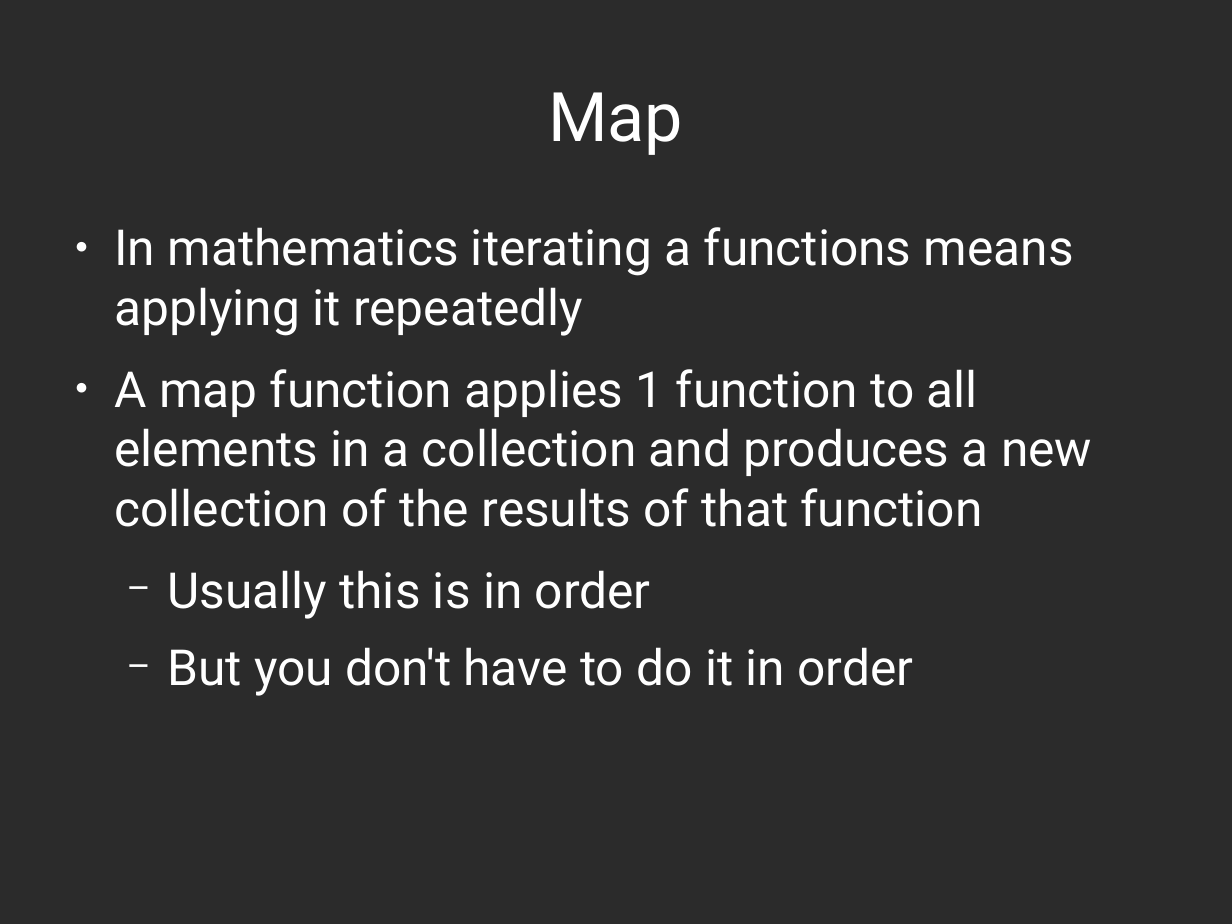
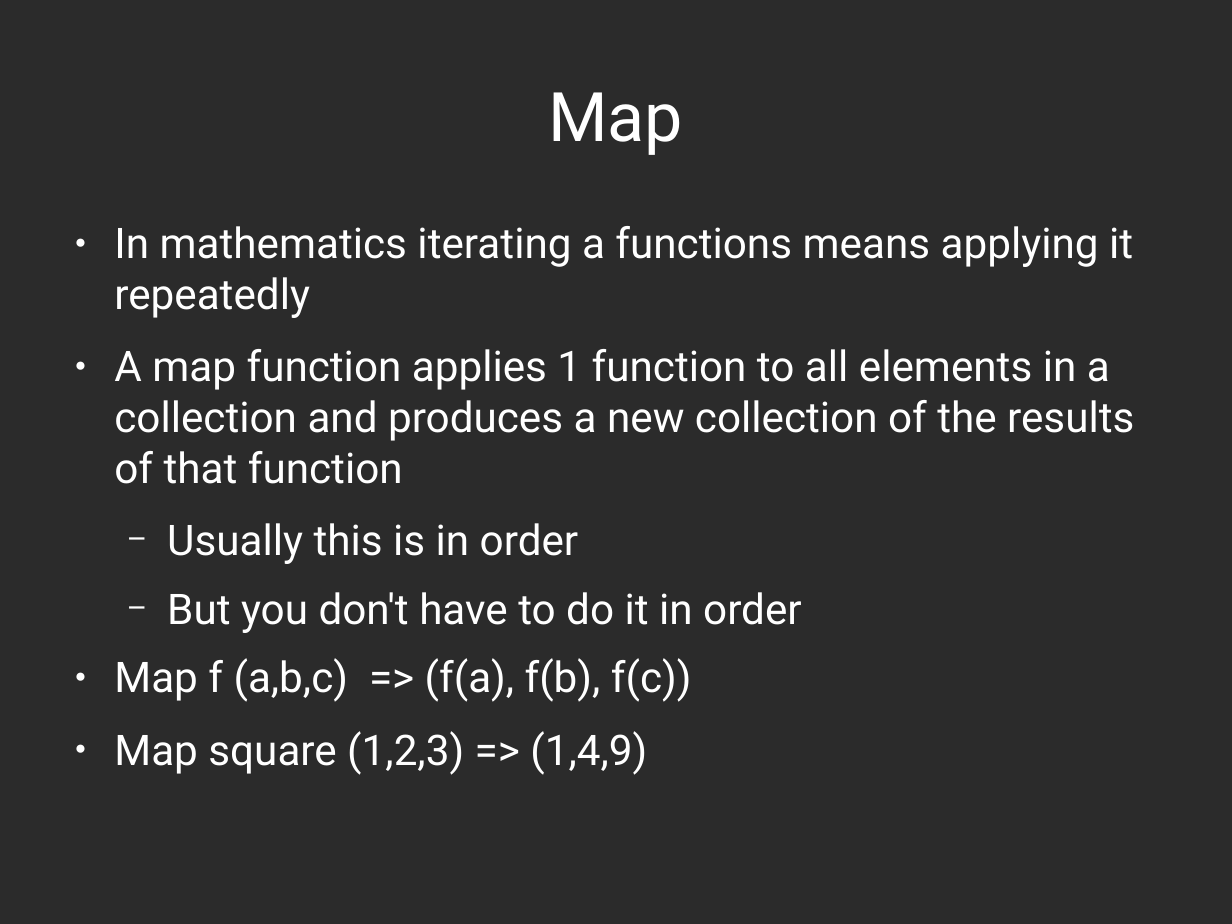
Before and after one commit to abramhindle/python-iteration-talk, a slide deck: slide 11 of iteration-talk.odp. Drawn at 1232x924 pixels with LibreOffice and Linux fonts; fonts in the diff are those of the drawing; background and template pictures are left out; a plain dark background stands for a picture behind light text. Boxes give left, top, right and bottom in pixels: in the first picture for what was removed or moved away, otherwise in the second. Text is boxed around its words. In the diff, an @@ line names an element or a change of style, - is before the commit and + after.

```diff
--- a/iteration-talk.odp
+++ b/iteration-talk.odp
@@ text at [114, 226, 1134, 633]: size 32 to 27.2 pt in "In mathematics iterating a functions means applying ...", "A map function applies 1 function to ...", "Usually this is in order", "But you don't have to do it ..." @@
@@ text at [114, 658, 692, 775]: paragraphs added @@
+● Map f (a,b,c) => (f(a), f(b), f(c))
+● Map square (1,2,3) => (1,4,9)
```
Also in this commit, not shown: 9 other slides changed, 2 slides added, 3 slides removed, 2 other files.
